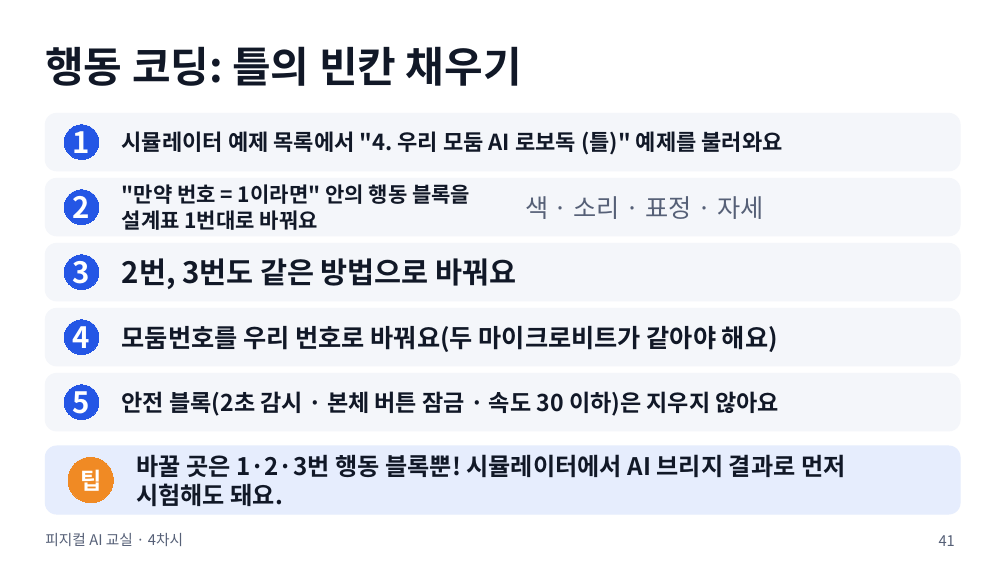
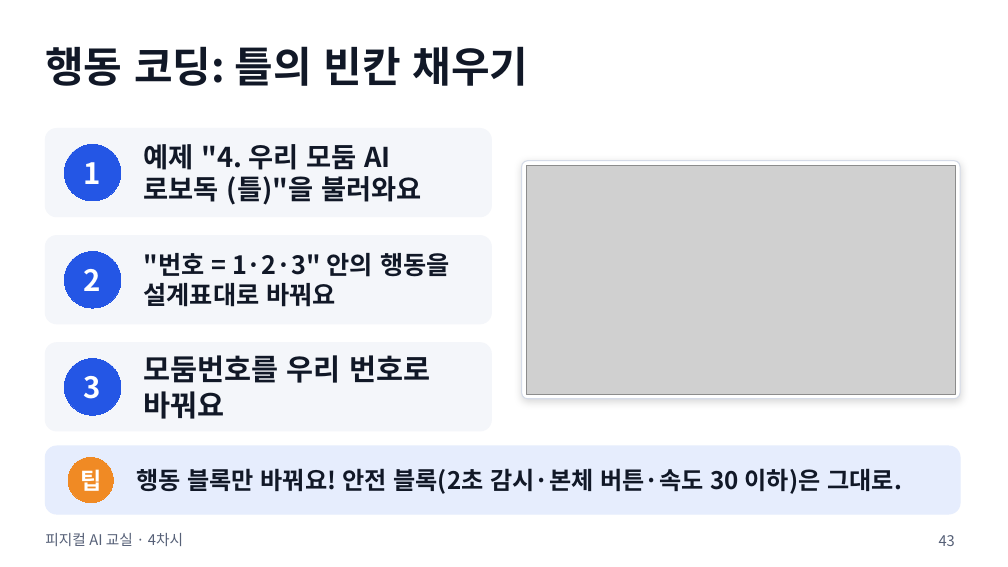
Before and after one commit to boundaryx01-uniquelife/microbit, a slide deck: slide 43 of materials/4차시_기본형/4차시_수업슬라이드.pptx (slide 41 before the commit). Drawn at 1008x567 pixels with LibreOffice and Linux fonts; fonts in the diff are those of the drawing; grey boxes stand for pictures. Boxes give left, top, right and bottom in pixels: in the first picture for what was removed or moved away, otherwise in the second. Text is boxed around its words. In the diff, an @@ line names an element or a change of style, - is before the commit and + after.

```diff
--- a/materials/4차시_기본형/4차시_수업슬라이드.pptx
+++ b/materials/4차시_기본형/4차시_수업슬라이드.pptx
@@ rounded rectangle removed at (45, 113, 960, 171) @@
@@ rounded rectangle added at (45, 129, 492, 217), fill #F4F6FA, outline #F4F6FA 1 pt @@
@@ ellipse "1": place and size @@
-ellipse "1" at (64, 125, 99, 160)
+ellipse "1" at (64, 144, 121, 201)
@@ text at (144, 144, 421, 205): text changed; size 21 to 26 pt @@
-시뮬레이터 예제 목록에서 "4. 우리 모둠 AI 로보독 (틀)" 예제를 불러와요
+예제 "4. 우리 모둠 AI 로보독 (틀)"을 불러와요
@@ rounded rectangle removed at (45, 178, 960, 236) @@
@@ rounded rectangle added at (522, 161, 960, 399), fill #FFFFFF, outline #D5DBE8 1 pt @@
@@ picture added at (526, 166, 956, 395) @@
@@ text removed at (525, 196, 763, 219) @@
-색 · 소리 · 표정 · 자세
@@ rounded rectangle: place and size @@
-rounded rectangle at (45, 243, 960, 301)
+rounded rectangle at (45, 236, 492, 324)
@@ rounded rectangle at (45, 236, 492, 324): proportions changed @@
@@ ellipse "2": place and size @@
-ellipse "2" at (64, 190, 99, 225)
+ellipse "2" at (64, 252, 121, 309)
@@ text removed at (122, 258, 517, 289) @@
-2번, 3번도 같은 방법으로 바꿔요
@@ text at (144, 253, 450, 307): text changed; size 20 to 24 pt @@
-"만약 번호 = 1이라면" 안의 행동 블록을 설계표 1번대로 바꿔요
+"번호 = 1·2·3" 안의 행동을 설계표대로 바꿔요
@@ rounded rectangle removed at (45, 309, 960, 366) @@
@@ ellipse removed at (64, 320, 99, 355) @@
-4
@@ rounded rectangle at (45, 343, 492, 431): proportions changed @@
@@ rounded rectangle: place and size @@
-rounded rectangle at (45, 374, 960, 431)
+rounded rectangle at (45, 343, 492, 431)
@@ ellipse "3": place and size @@
-ellipse "3" at (64, 255, 99, 290)
+ellipse "3" at (64, 358, 121, 415)
@@ text at (144, 355, 430, 419): text changed; size 24 to 28 pt @@
-모둠번호를 우리 번호로 바꿔요(두 마이크로비트가 같아야 해요)
+모둠번호를 우리 번호로 바꿔요
@@ ellipse removed at (64, 385, 99, 420) @@
-5
@@ text at (136, 468, 902, 494): text changed; size 22 to 23 pt @@
-안전 블록(2초 감시 · 본체 버튼 잠금 · 속도 30 이하)은 지우지 않아요
+행동 블록만 바꿔요! 안전 블록(2초 감시·본체 버튼·속도 30 이하)은 그대로.
@@ text removed at (136, 454, 845, 506) @@
-바꿀 곳은 1·2·3번 행동 블록뿐! 시뮬레이터에서 AI 브리지 결과로 먼저 시험해도 돼요.
@@ page number at (939, 535, 955, 546): text changed @@
-41
+43
```
Also in this commit, not shown: 13 other slides changed, 2 slides added, 23 other files.
